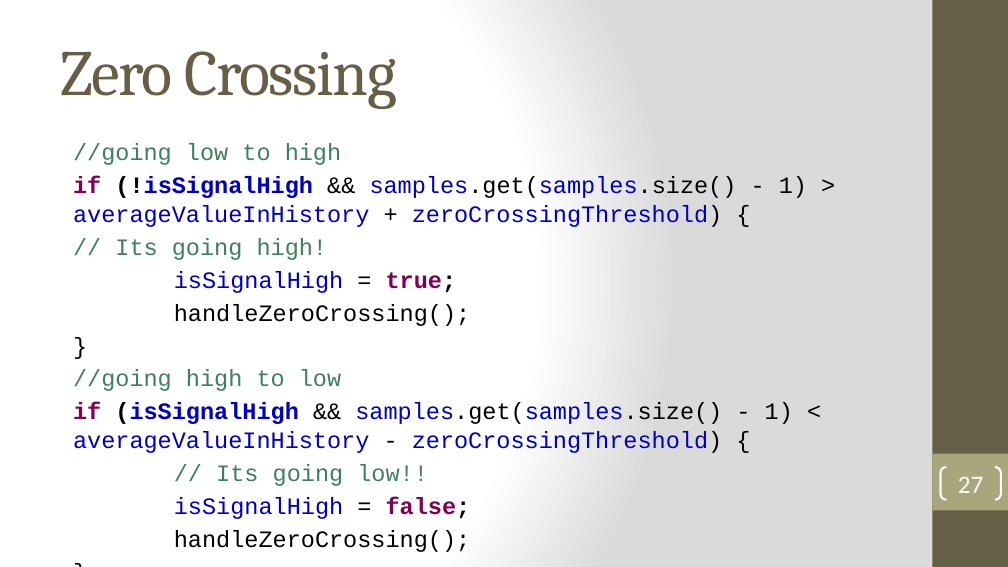
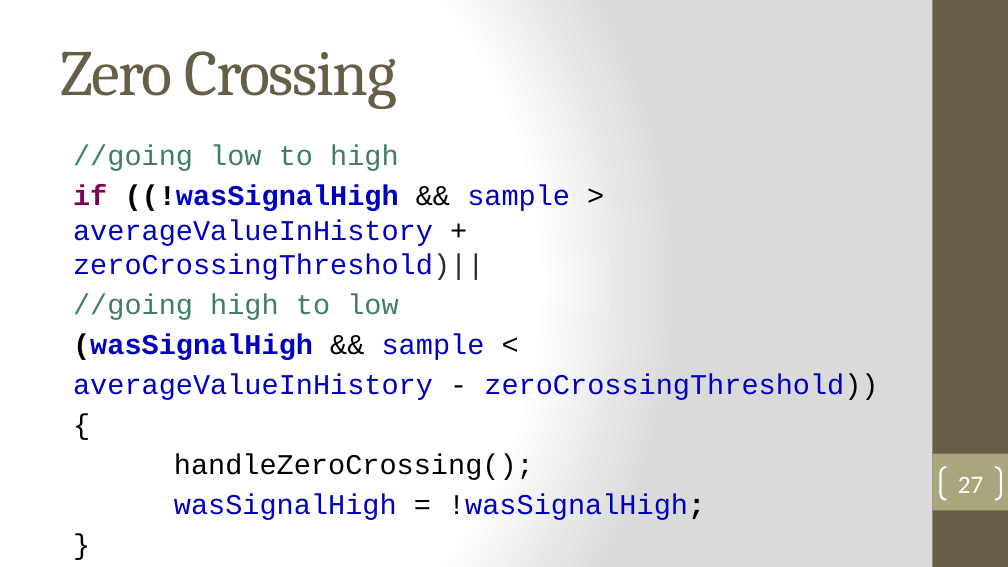
Before and after one commit to robbieford/RRXThesis, a slide deck: slide 27 of Thesis Defense.pptx. Drawn at 1008x567 pixels with LibreOffice and Linux fonts; fonts in the diff are those of the drawing. Boxes give left, top, right and bottom in pixels: in the first picture for what was removed or moved away, otherwise in the second. Text is boxed around its words. In the diff, an @@ line names an element or a change of style, - is before the commit and + after.

```diff
--- a/Thesis Defense.pptx
+++ b/Thesis Defense.pptx
@@ text at box(73, 145, 534, 480): size 16.8 to 20.4 pt in "//going low to high", "handleZeroCrossing();", "}" @@
@@ text at box(73, 185, 878, 400): text changed; size 16.8 to 20.4 pt @@
-if (!isSignalHigh && samples.get(samples.size() - 1) > averageValueInHistory + zeroCrossingThreshold) {
-// Its going high!
-isSignalHigh = true;
+if ((!wasSignalHigh && sample > averageValueInHistory + zeroCrossingThreshold)||
+//going high to low
+(wasSignalHigh && sample <
+averageValueInHistory - zeroCrossingThreshold))
+{
@@ text at box(73, 369, 793, 519): paragraphs removed @@
-//going high to low
-if (isSignalHigh && samples.get(samples.size() - 1) < averageValueInHistory - zeroCrossingThreshold) {
-// Its going low!!
-isSignalHigh = false;
-handleZeroCrossing();
-}
@@ text at box(174, 494, 705, 520): paragraph added @@
+wasSignalHigh = !wasSignalHigh;
```
Also in this commit, not shown: 2 other slides changed.
